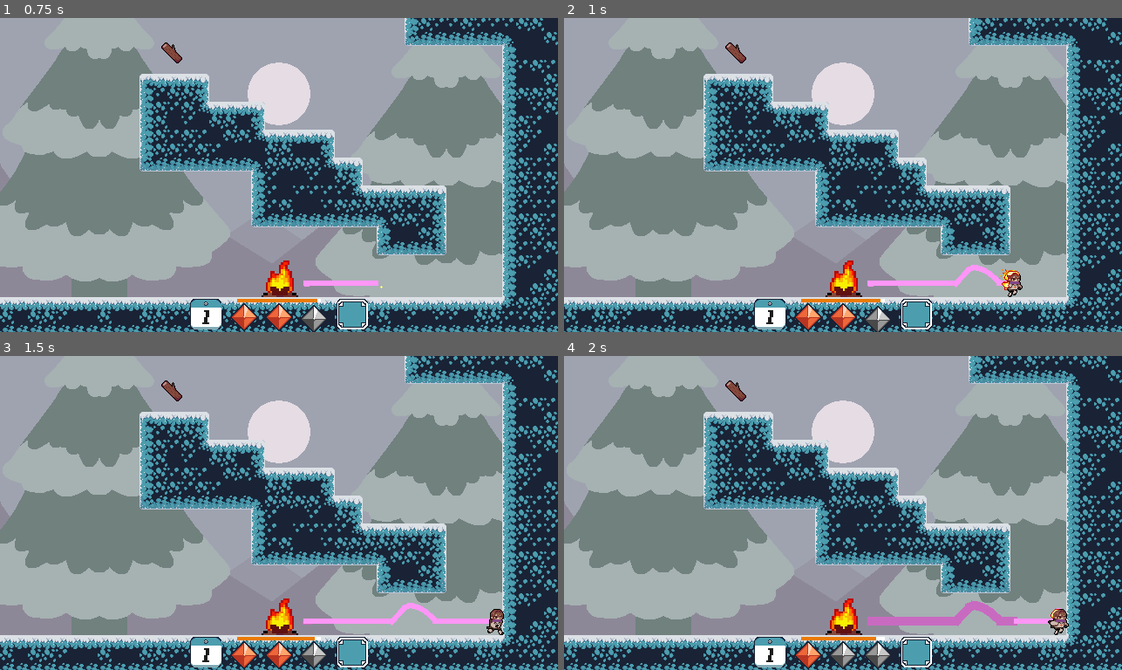
Above: before the commit, frames 1-4 (two rows, left to right).
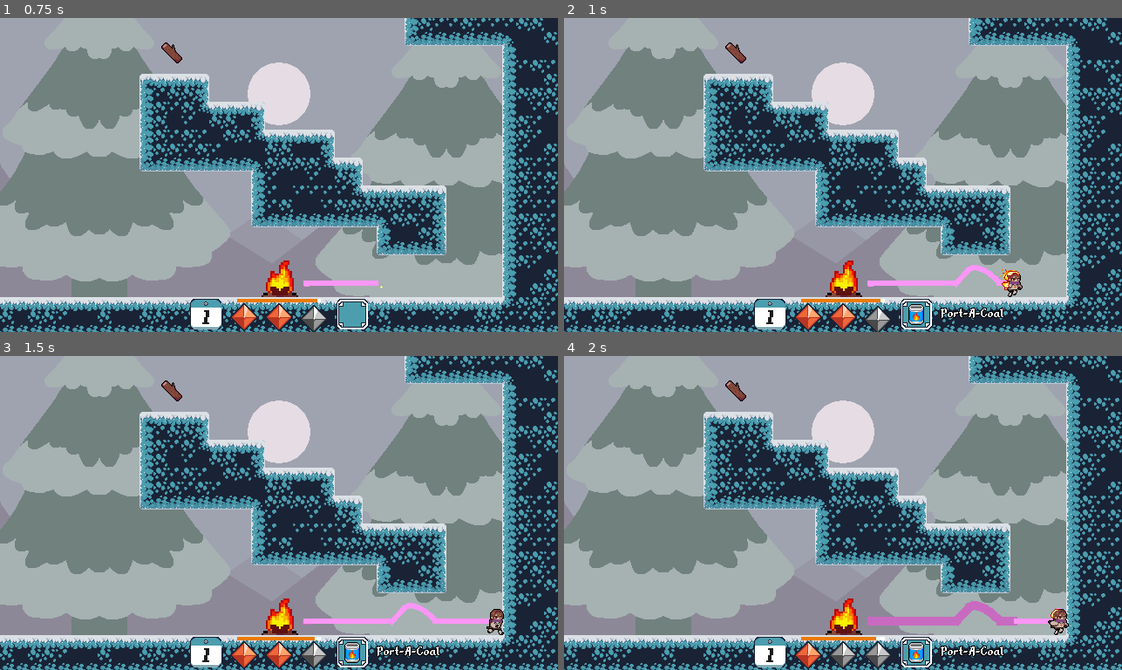
Above: after the commit, the same moments.

Repository: TheRealRaichu/speed-platformer-snake
Game: Godot game, scene res://scenes/game.tscn
The game is run twice, just before and just after one commit, with the same random seed, the same clock (stepped at 60 frames per second) and the same inputs. This scene is started directly instead of the project's main scene.
Inputs:
- Up to frame 1 (0.75 s): hold Right (move_right) from 0.53 s (still down); tap X (ability) at 0.6 s
- Up to frame 2 (1 s): keep holding Right (move_right); tap C (jump) at 0.77 s; tap 6 (add_portfuel, bound only after the commit) at 0.8 s
- Up to frame 3 (1.5 s): keep holding Right (move_right); tap 6 (add_portfuel, bound only after the commit) at 1.35 s
- Up to frame 4 (2 s): keep holding Right (move_right); tap C (jump) at 1.52 s; tap X (ability) at 1.55 s

Frame 1 is identical in both runs. In frame 2, 0.4% of the frame differs, in the area x 61-79%, y 91-98%; in frame 3, 0.4%; in frame 4, 0.4%.

Commit message:
blinkless bonus score

Diff:
--- a/speed-platformer-snake/project.godot
+++ b/speed-platformer-snake/project.godot
@@ -155,6 +155,11 @@
 "events": [Object(InputEventKey,"resource_local_to_scene":false,"resource_name":"","device":-1,"window_id":0,"alt_press …(191 unchanged characters)…
 ]
 }
+add_portfuel={
+"deadzone": 0.2,
+"events": [Object(InputEventKey,"resource_local_to_scene":false,"resource_name":"","device":-1,"window_id":0,"alt_pressed":false,"shift_pressed":false,"ctrl_pressed":false,"meta_pressed":false,"pressed":false,"keycode":0,"physical_keycode":54,"key_label":0,"unicode":54,"location":0,"echo":false,"script":null)
+]
+}
 
 [layer_names]
 
--- a/speed-platformer-snake/scenes/day_counter.tscn
+++ b/speed-platformer-snake/scenes/day_counter.tscn
@@ -37,7 +37,7 @@
 
 [node name="HBoxContainer" type="HBoxContainer" parent="." unique_id=489166716]
 layout_mode = 0
-offset_left = -104.0
+offset_left = -192.0
 offset_right = -2.0
 offset_bottom = 40.0
 alignment = 2
--- a/speed-platformer-snake/scripts/base.gd
+++ b/speed-platformer-snake/scripts/base.gd
@@ -14,8 +14,9 @@
 const EARLY_LEVEL_COUNT := 10 # how many levels count as "early"
 const QUICKNESS_MARGIN := 4 # is quick margin, in seconds
 # score
-const REG_SCORE := 1
-const QUICK_SCORE := 2
+const REG_SCORE := 1 # normal clear score
+const QUICK_SCORE := 1 # quickness extra points
+const BLINKLESS_SCORE := 1 # blinkless extra points
 # fuel req
 const REG_FUEL_REQ := 1
 const BOSS_FUEL_REQ := 2
@@ -23,7 +24,10 @@
 var is_dead := false # is the campfire dead?
 var is_blue_fire := false # flag for blue fire level
 var current_fuel_count := 0 # fuel in fire currently
-var recent_quick_success := false # last level was quick? for UI
+var is_quick_success := false # last level was quick? for UI
+var player_blinked_this_room := false # player blinked in the current room
+var is_blinkless_success := false # last level was blinkless? for UI
+
 # signals
 signal fuel_received
 signal died_out
@@ -42,15 +46,20 @@
 	# if 1 fuel in not blue fire or 2 fuel in blue fire
 	if (not is_blue_fire and current_fuel_count == REG_FUEL_REQ) or (is_blue_fire and current_fuel_count == BOSS_FUEL_REQ):
 		# check if success was quick
-		recent_quick_success = life_timer.time_left > life_timer.wait_time - QUICKNESS_MARGIN # if stage was completed in less that 5 seconds
+		is_quick_success = life_timer.time_left > life_timer.wait_time - QUICKNESS_MARGIN # if stage was completed in less that 5 seconds
+		is_blinkless_success = not player_blinked_this_room # set blinkless success flag
 		Globals.day_count += 1 # inc day count by 1
-		Globals.score += REG_SCORE if not recent_quick_success else QUICK_SCORE # inc score by 1 regularly and 2 for quick
+		Globals.score += REG_SCORE # score for clear
+		Globals.score += QUICK_SCORE if is_quick_success else 0 # score for quick
+		Globals.score += BLINKLESS_SCORE if not player_blinked_this_room else 0  # score for blinkless
+
 		fuel_received.emit() # exclaim fuel collection
 
 		blue_fire_check() # check if this stage is a blue fire stage
 
 		# sucess! reset flags
 		current_fuel_count = 0
+		player_blinked_this_room = false
 		life_timer.start(get_lifespan()) # reset life timer and set time accordingly
 
 func get_lifespan() -> int:
@@ -72,6 +81,9 @@
 func become_reg_fire():
 	is_blue_fire = false # set flag
 	MusicManager.set_state(MusicManager.STATE.GAMEPLAY)
+
+func player_blinked(): # connected to player blink signal from game.gd
+	player_blinked_this_room = true
 
 # returns value between 1.0 and 0.0
 func life_timer_remaining_ratio() -> float:
--- a/speed-platformer-snake/scripts/day_counter.gd
+++ b/speed-platformer-snake/scripts/day_counter.gd
@@ -10,16 +10,28 @@
 const SCORE_REACTION_DURATION := 2 # time in seconds score reaction displays
 
 # set day count to given integer
-func set_day_count(day_count_num : int, quick := false):
-	update_label(day_count_num, quick)
+func set_day_count(day_count_num : int, quick := false, blinkless := false):
+	update_label(day_count_num, quick, blinkless)
 
-func update_label(day_count_num : int, quick := false):
+func update_label(day_count_num : int, quick := false, blinkless := false):
+	day_count.text = str(day_count_num) # set day count label
 	check_label_sizing()
-	day_count.text = str(day_count_num) # set day count label
-	score_reaction.text = "Survived!" if not quick else "Quick!!" # set score reaction according to quick modifier
-	plusses.text = "|" if not quick else "||"
+	set_score_reaction_text(quick, blinkless)
 	get_tree().create_timer(SCORE_REACTION_DURATION).timeout.connect(func(): score_reaction.text = ""; plusses.text = "") # wait for score reaction duration and reset label
 
+func set_score_reaction_text(quick : bool, blinkless : bool):
+	if quick and blinkless:
+		score_reaction.text = "Masterful!!!"
+		plusses.text = "|||"
+	elif quick:
+		score_reaction.text = "Quick!!"
+		plusses.text = "||"
+	elif blinkless:
+		score_reaction.text = "Blinkless?!"
+		plusses.text = "||"
+	else:
+		score_reaction.text = "Survived!"
+		plusses.text = "|"
 
 # ensure that font size is appropriate for number of digits
 func check_label_sizing():
--- a/speed-platformer-snake/scripts/game.gd
+++ b/speed-platformer-snake/scripts/game.gd
@@ -17,11 +17,11 @@
 var current_pause_menu
 # GAME DATA
 
-
 func _ready() -> void:
 	# connect signals
 	level.base_received_fuel.connect(base_received_fuel)
 	level.base_died_out.connect(game_over)
+	player.blinked.connect(level.base.player_blinked) # connect player blink signal to player blink
 	# set player reference
 	UI.player = player
 	UI.base = level.base
@@ -32,6 +32,8 @@
 			current_pause_menu.scene_manager = scene_manager
 			current_pause_menu.player = player
 			add_child(current_pause_menu)
+
+
 
 # have option to restart the game
 func game_over(): # called when campfire dies and by signal
--- a/speed-platformer-snake/scripts/game_ui.gd
+++ b/speed-platformer-snake/scripts/game_ui.gd
@@ -13,7 +13,7 @@
 
 # day count relay from game to day counter
 func update_day_count():
-	day_counter.set_day_count(Globals.score, base.recent_quick_success) # display score and text based on speed
+	day_counter.set_day_count(Globals.score, base.is_quick_success, base.is_blinkless_success) # display score and text based on speed
 
 # show pickup relay from game to pickup indicator
 func show_pickup(type : Pickup.PICKUP_TYPES):
--- a/speed-platformer-snake/scripts/player.gd
+++ b/speed-platformer-snake/scripts/player.gd
@@ -286,6 +286,7 @@
 const BLINK_SCARF_I_DURATION := .5 # duration of being invincible to scarf after blink
 var is_blinking := false # ignore all other physics while true
 var blink_on_cooldown := false # is blink on cooldown?
+signal blinked # emit when blinked
 
 # HELPERS FOR CHARACTER CONTROLLER
 # called from physics process
@@ -395,6 +396,7 @@
 func blink_process():
 	if Input.is_action_just_pressed("ability") and not blink_on_cooldown and current_blink_count > 0: # when blink input pressed and cooldown not active and atleast one blink charge
 		AudioManager.play("blink") # play audio
+		blinked.emit() # signal blink
 		# cooldown
 		blinked_charge_update() # tell blink management system that blink was used
 		blink_on_cooldown = true # start cooldown
@@ -543,3 +545,5 @@
 		attempt_recieve_pickup(Pickup.PICKUP_TYPES.SUGAR)
 	if Input.is_action_just_pressed("add_blink"):
 		attempt_recieve_pickup(Pickup.PICKUP_TYPES.BLINK_RESTORE)
+	if Input.is_action_just_pressed("add_portfuel"):
+		attempt_recieve_pickup(Pickup.PICKUP_TYPES.PACKAGED_FUEL)
